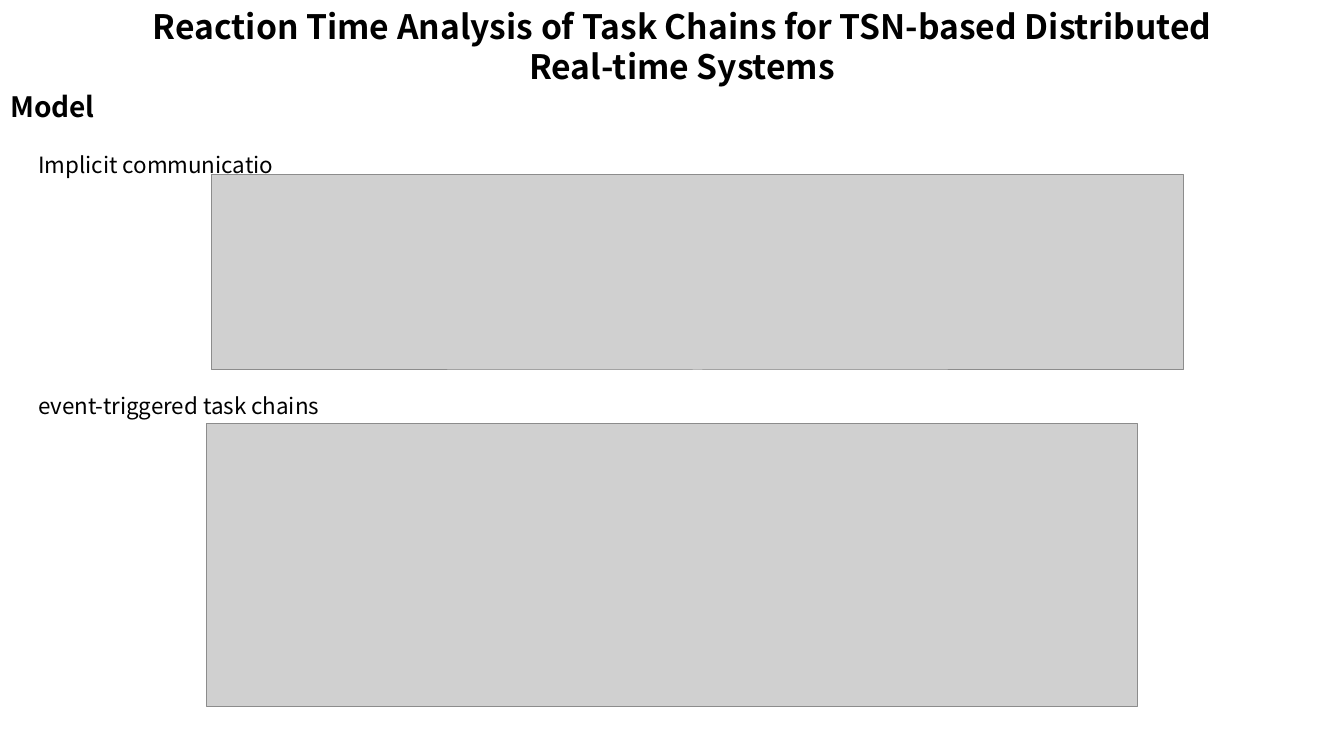
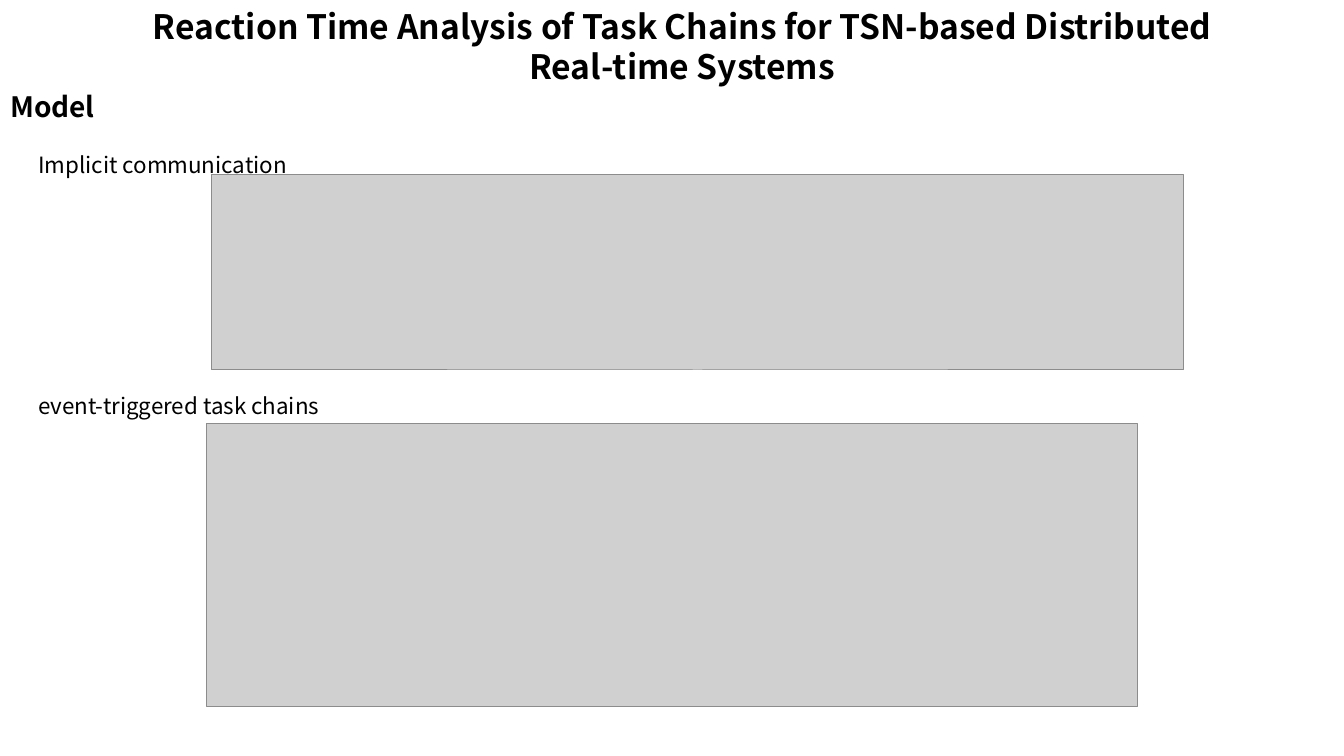
Before and after one commit to wsm6636/note, a slide deck: slide 6 of 06-ppt/RTS-Turin-Class/0423.pptx. Drawn at 1344x756 pixels with LibreOffice and Linux fonts; fonts in the diff are those of the drawing; grey boxes stand for pictures. Boxes give left, top, right and bottom in pixels: in the first picture for what was removed or moved away, otherwise in the second. Text is boxed around its words. In the diff, an @@ line names an element or a change of style, - is before the commit and + after.

```diff
--- a/06-ppt/RTS-Turin-Class/0423.pptx
+++ b/06-ppt/RTS-Turin-Class/0423.pptx
@@ text at [38, 155, 287, 179]: text changed @@
-Implicit communicatio
+Implicit communication
```
Also in this commit, not shown: 6 other slides changed, 7 other files.
